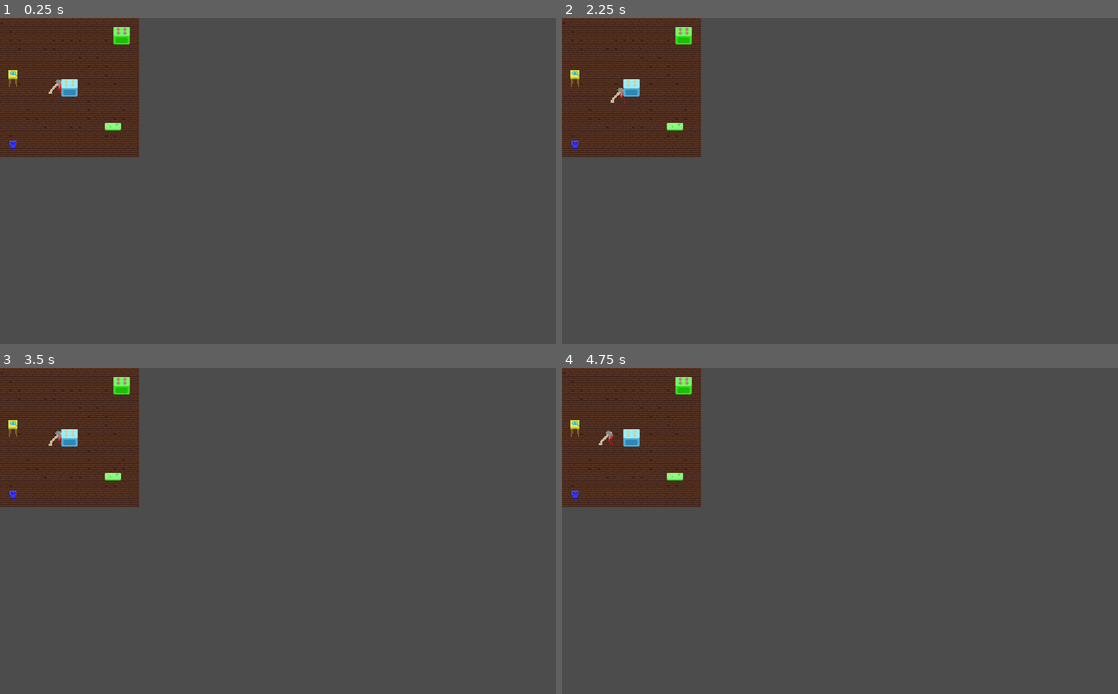
Above: before the commit, frames 1-4 (two rows, left to right).
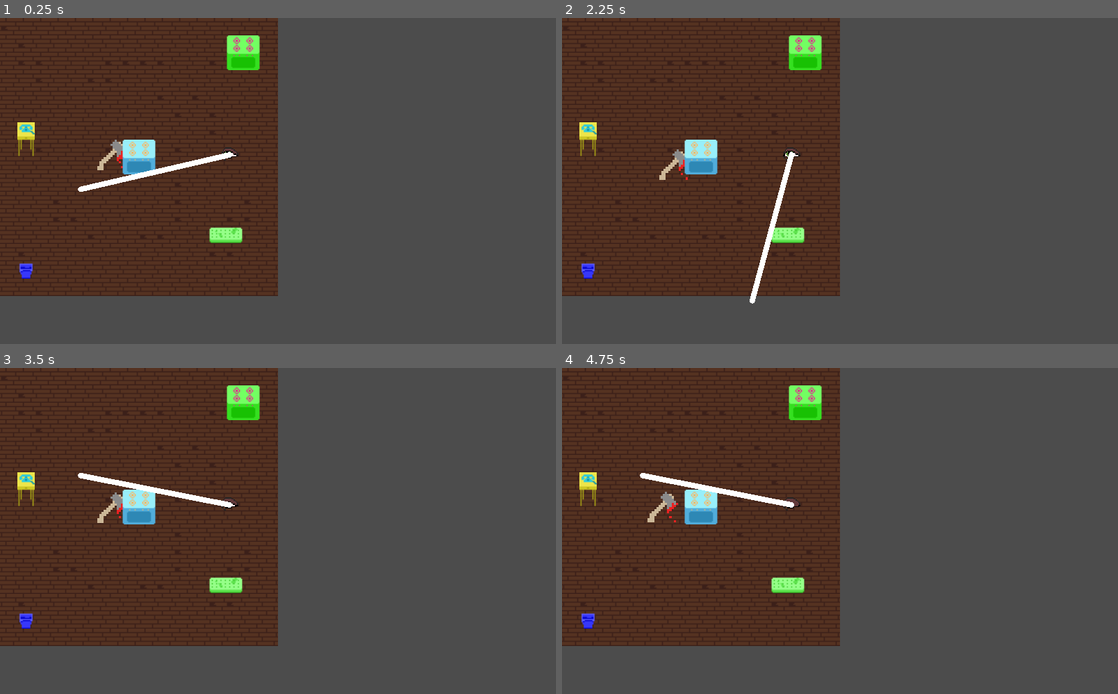
Above: after the commit, the same moments.

Repository: simonmnash/CrimeAndPunishmentTheBookTheGame
Game: Godot game, scene res://GameWorld.tscn
Same seed, same stepped clock (60 frames per second), same inputs: the game is played once before the commit and once after it.
Inputs:
- Up to frame 1 (0.25 s): no input
- Up to frame 2 (2.25 s): hold D (right) 0.53-1.28 s; tap Enter at 1.25 s; hold S (down) 1.28-2.03 s; hold D (right) from 2.03 s (still down)
- Up to frame 3 (3.5 s): release D (right) at 2.78 s; hold W (up) from 2.78 s (still down)
- Up to frame 4 (4.75 s): release W (up) at 3.53 s; hold A (left) from 3.53 s (still down)

The runs differ from the first frame. In frame 1, 33% of the frame differs, in the area x 0-50%, y 0-86%; in frame 2, 33%; in frame 3, 33%; in frame 4, 33%.

Commit message:
sightline

Diff:
--- a/Eye.gd
+++ b/Eye.gd
@@ -1,13 +1,19 @@
 extends AnimatedSprite
 
-# Declare member variables here. Examples:
-# var a = 2
-# var b = "text"
-
+var point_array = []
 # Called when the node enters the scene tree for the first time.
 func _ready():
-	pass # Replace with function body.
+	point_array = [position, $SightRay.get_collision_point()]
+	$SightLine.position = Vector2(-position.x, -position.y)
+
+	pass
 
 # Called every frame. 'delta' is the elapsed time since the previous frame.
 func _process(delta):
 	play()
+
+	if $SightRay.is_colliding():
+		print(point_array)
+		point_array = [position, $SightRay.get_collision_point()-(position)]
+
+	$SightLine.set_points(point_array)
--- a/Eye.tscn
+++ b/Eye.tscn
@@ -1,9 +1,12 @@
-[gd_scene load_steps=6 format=2]
+[gd_scene load_steps=9 format=2]
 
 [ext_resource path="res://sprites/eye_1.png" type="Texture" id=1]
 [ext_resource path="res://sprites/eye_2.png" type="Texture" id=2]
 [ext_resource path="res://sprites/eye_3.png" type="Texture" id=3]
 [ext_resource path="res://Eye.gd" type="Script" id=4]
+[ext_resource path="res://SightRay.tscn" type="PackedScene" id=5]
+[ext_resource path="res://SightLine.tscn" type="PackedScene" id=6]
+[ext_resource path="res://SightLine.gd" type="Script" id=7]
 
 [sub_resource type="SpriteFrames" id=1]
 animations = [ {
@@ -13,9 +16,17 @@
 "speed": 5.0
 } ]
 
-[node name="AnimatedSprite" type="AnimatedSprite"]
-position = Vector2( 128.59, 114.071 )
-scale = Vector2( 4, 4 )
+[node name="EyeSprite" type="AnimatedSprite"]
+position = Vector2( 710.822, 351.179 )
 frames = SubResource( 1 )
 animation = "blink"
 script = ExtResource( 4 )
+
+[node name="SightRay" parent="." instance=ExtResource( 5 )]
+
+[node name="SightLine" parent="." instance=ExtResource( 6 )]
+width = 5.0
+joint_mode = 2
+begin_cap_mode = 2
+end_cap_mode = 2
+script = ExtResource( 7 )
--- a/GameWorld.tscn
+++ b/GameWorld.tscn
@@ -1,16 +1,20 @@
-[gd_scene load_steps=4 format=2]
+[gd_scene load_steps=5 format=2]
 
 [ext_resource path="res://TileMaps/Floor.tscn" type="PackedScene" id=1]
 [ext_resource path="res://AlexanderCrimovich.tscn" type="PackedScene" id=2]
 [ext_resource path="res://TileMaps/Furniture.tscn" type="PackedScene" id=3]
+[ext_resource path="res://Eye.tscn" type="PackedScene" id=4]
 
 [node name="GameWorld" type="Node2D"]
+scale = Vector2( 2, 2 )
 
 [node name="Floor" parent="." instance=ExtResource( 1 )]
 tile_data = PoolIntArray( 0, 1, 0, 1, 0, 0, 2, 0, 0, 3, 0, 0, 4, 0, 0, 5, 0, 0, 6, 0, 0, 7, 0, 0, 8, 0, 0, 9, 0, 0, 10, …(3401 unchanged characters)…
 
 [node name="AlexanderCrimovich" parent="." instance=ExtResource( 2 )]
-speed = 0.3
 
 [node name="Furniture" parent="." instance=ExtResource( 3 )]
 tile_data = PoolIntArray( 65549, 8, 0, 393217, 12, 0, 458759, 7, 0, 786444, 1, 0, 917505, 13, 0 )
+
+[node name="EyeSprite" parent="." instance=ExtResource( 4 )]
+position = Vector2( 211.298, 125.984 )
--- /dev/null
+++ b/SightLine.gd
@@ -0,0 +1,13 @@
+extends Line2D
+
+# Declare member variables here. Examples:
+# var a = 2
+# var b = "text"
+
+# Called when the node enters the scene tree for the first time.
+func _ready():
+	pass # Replace with function body.
+
+# Called every frame. 'delta' is the elapsed time since the previous frame.
+#func _process(delta):
+#	pass
--- /dev/null
+++ b/SightLine.tscn
@@ -0,0 +1,6 @@
+[gd_scene format=2]
+
+[node name="SightLine" type="Line2D"]
+points = PoolVector2Array( 0, 0, 0, 0 )
+default_color = Color( 1, 1, 1, 1 )
+texture_mode = 1125056512
--- /dev/null
+++ b/SightRay.gd
@@ -0,0 +1,31 @@
+extends RayCast2D
+
+signal hit
+
+var rot_dir = -1
+
+var colliding = false
+
+func _ready():
+	pass # Replace with function body.
+
+func _process(delta):
+	see()
+	rotation_degrees += rot_dir
+
+	if rotation_degrees <= -90:
+		rot_dir = 1
+	elif rotation_degrees >= 90:
+		rot_dir = -1
+	else:
+		rot_dir = rot_dir
+
+		if is_colliding():
+			colliding = true
+		else:
+			colliding = false
+
+func see():
+	if is_colliding():
+		emit_signal("hit", get_collision_point(), get_collider())
+		print(get_collision_point())
--- /dev/null
+++ b/SightRay.tscn
@@ -0,0 +1,9 @@
+[gd_scene load_steps=2 format=2]
+
+[ext_resource path="res://SightRay.gd" type="Script" id=1]
+
+[node name="SightRay" type="RayCast2D"]
+position = Vector2( -5, 0 )
+enabled = true
+cast_to = Vector2( -1000, 0 )
+script = ExtResource( 1 )
